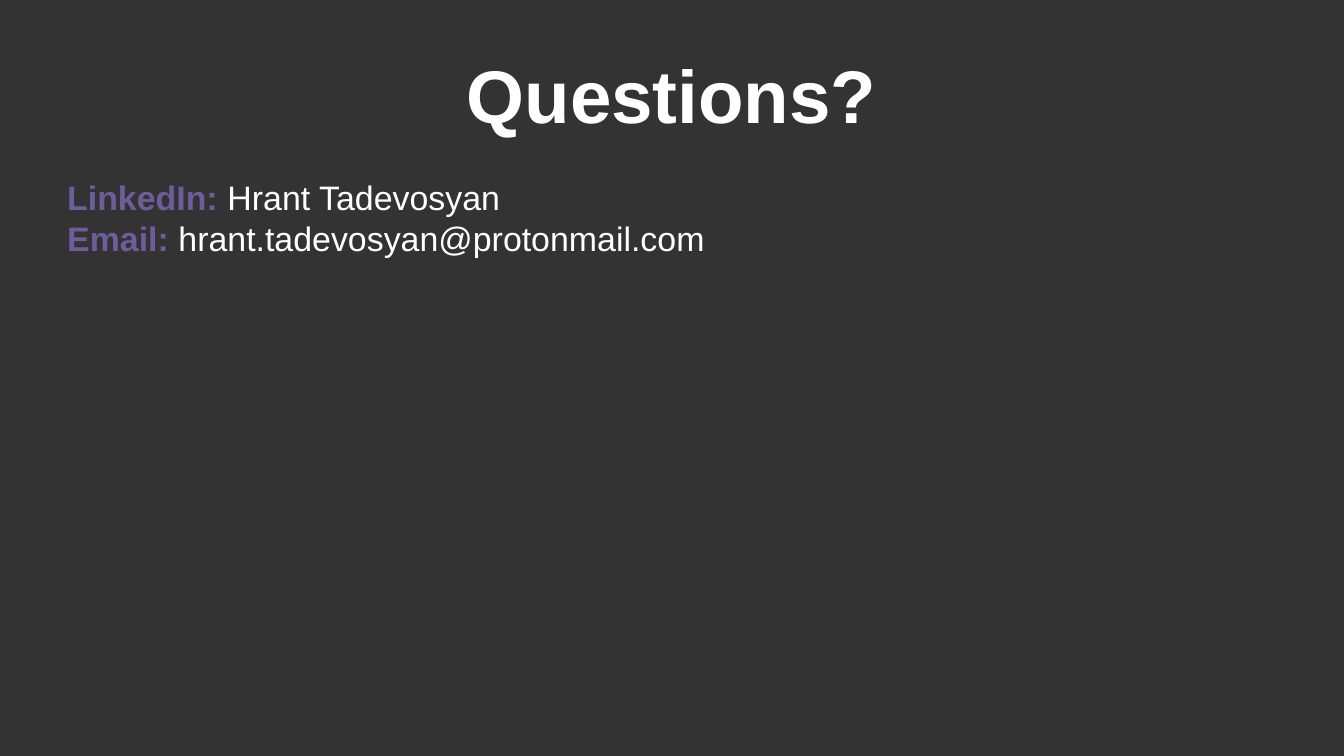
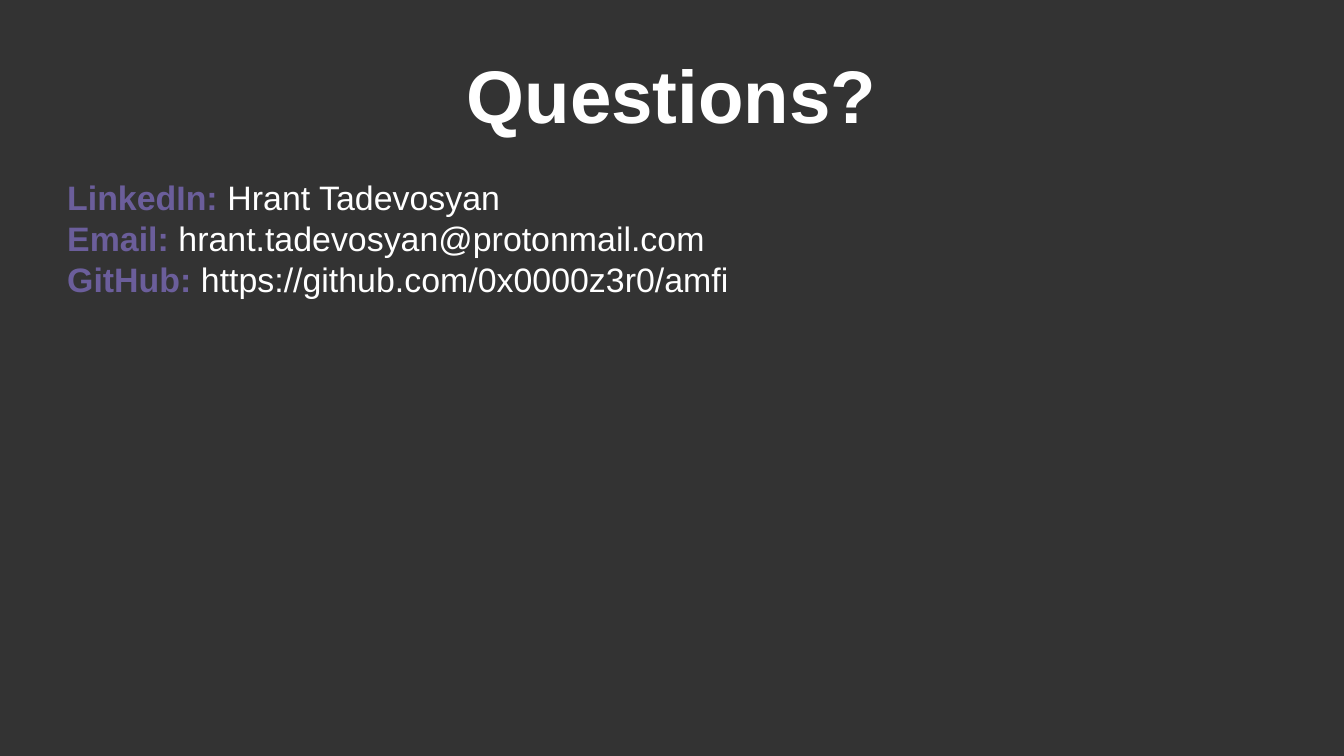
Before and after one commit to 0x0000z3r0/amfi, a slide deck: slide 77 of osx_amfi.odp (slide 67 before the commit). Drawn at 1344x756 pixels with LibreOffice and Linux fonts; fonts in the diff are those of the drawing. Boxes give left, top, right and bottom in pixels: in the first picture for what was removed or moved away, otherwise in the second. Text is boxed around its words. In the diff, an @@ line names an element or a change of style, - is before the commit and + after.

```diff
--- a/osx_amfi.odp
+++ b/osx_amfi.odp
@@ subtitle at (67, 267, 728, 298): paragraph added @@
+GitHub: https://github.com/0x0000z3r0/amfi
```
Also in this commit, not shown: 1 other slide changed, 10 slides added, 6 other files.
